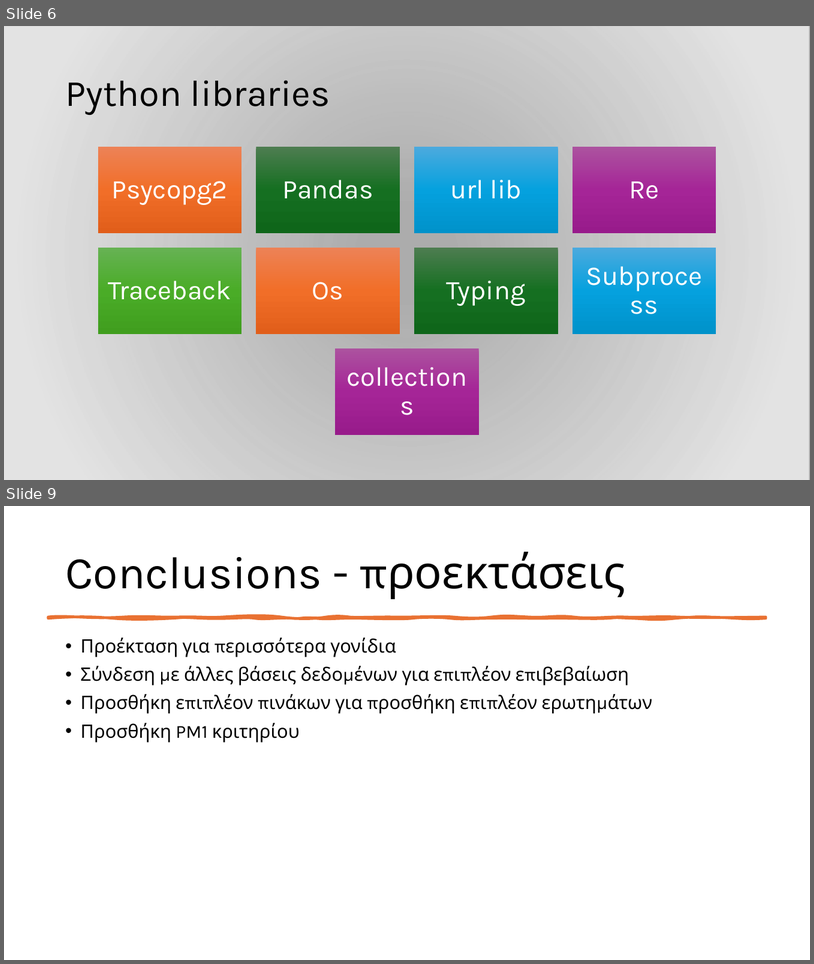
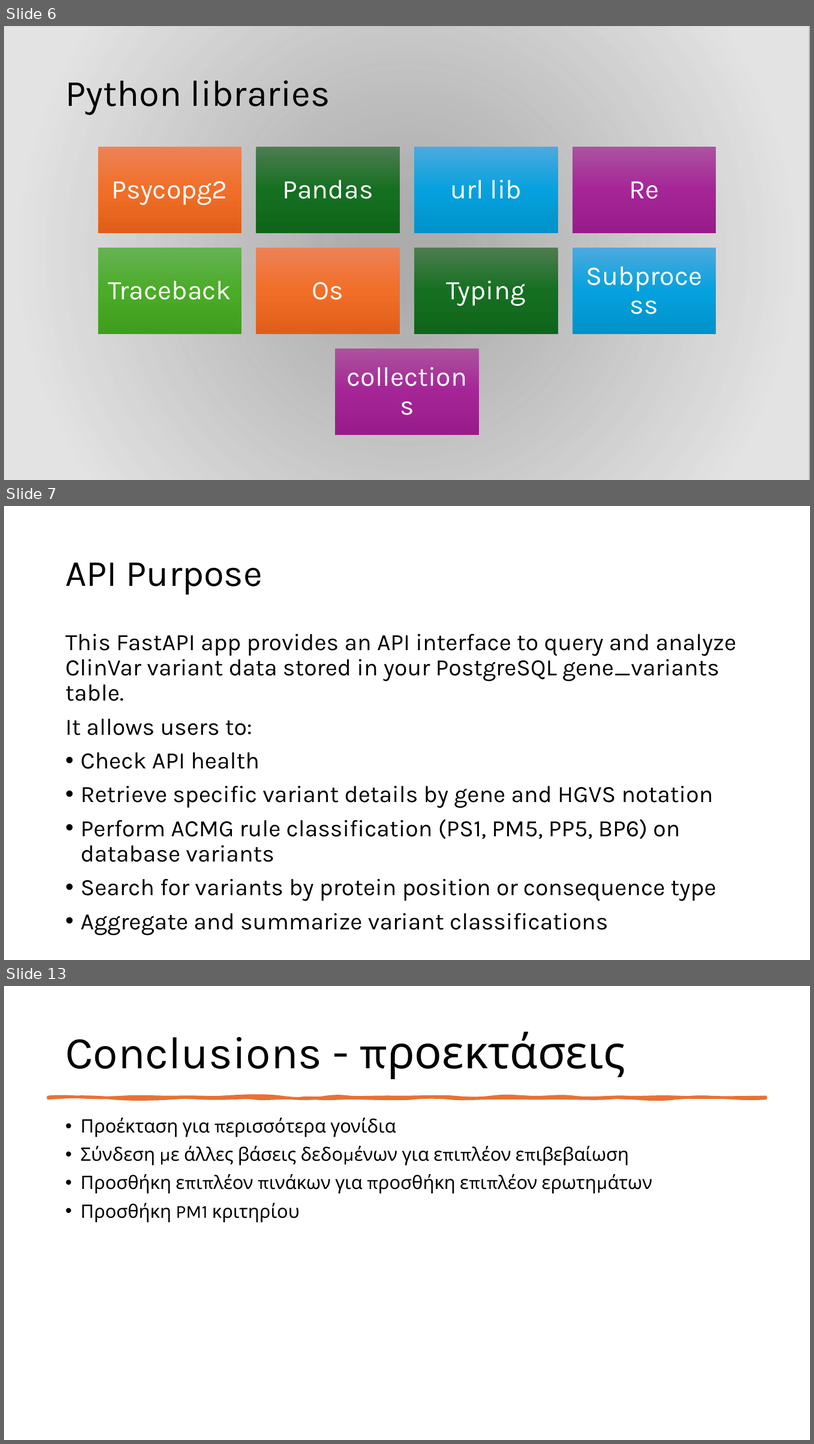
Before and after one commit to iliaanaa/genekor, a slide deck: genekor.pptx. Shown one above the other, each under a label of ours: slides 6 and 9 before the commit, slides 6, 7 and 13 after it; the slides between them are not shown. The pictures are 814x964 and 814x1444 pixels, drawn with LibreOffice and Linux fonts; fonts in the diff are those of the drawing; background and template pictures are left out; a plain dark background stands for a picture behind light text. Boxes give left, top, right and bottom in pixels: in the first picture for what was removed or moved away, otherwise in the second. Text is boxed around its words. In the diff, an @@ line names an element or a change of style, - is before the commit and + after.

```diff
--- a/genekor.pptx
+++ b/genekor.pptx
@@ slide 7 added at bbox=[4, 506, 810, 960], background #FFFFFF @@
@@ title added at bbox=[65, 562, 263, 595], 44 pt, text #000000 @@
+API Purpose
@@ text added at bbox=[65, 634, 737, 901], 28 pt, text #000000 @@
+This FastAPI app provides an API interface to query and analyze ClinVar variant data stored in your PostgreSQL gene_variants table.
+It allows users to:
+• Check API health
+• Retrieve specific variant details by gene and HGVS notation
+• Perform ACMG rule classification (PS1, PM5, PP5, BP6) on database variants
+• Search for variants by protein position or consequence type
+• Aggregate and summarize variant classifications
@@ what was slide 9 is now slide 13 @@
```
Also in this commit, not shown: 2 slides changed, 4 other slides added, 1 slide removed.
